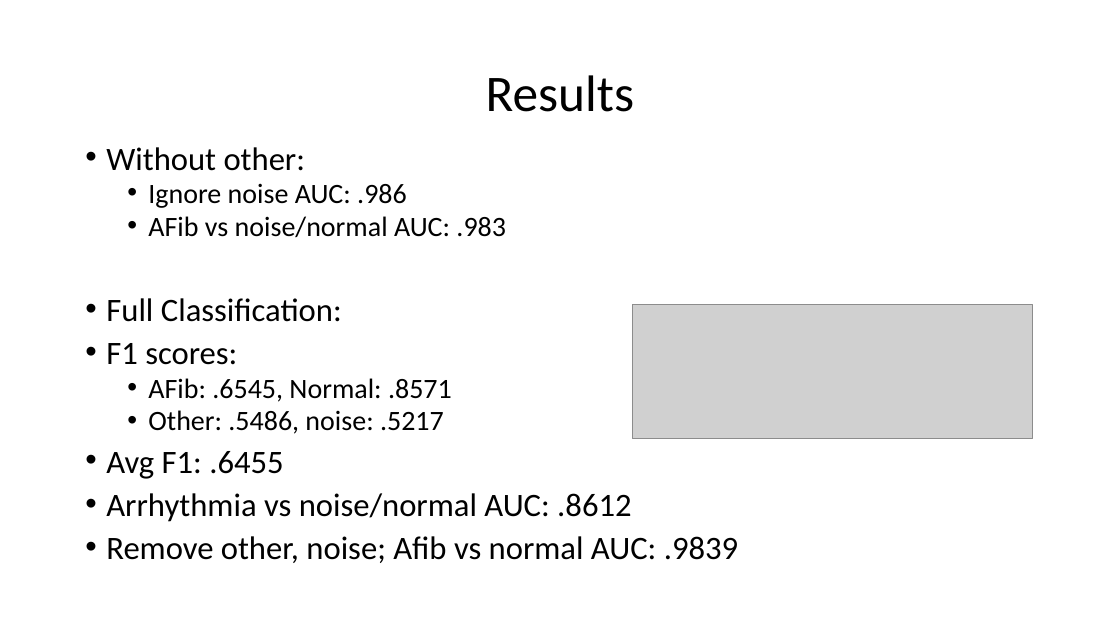
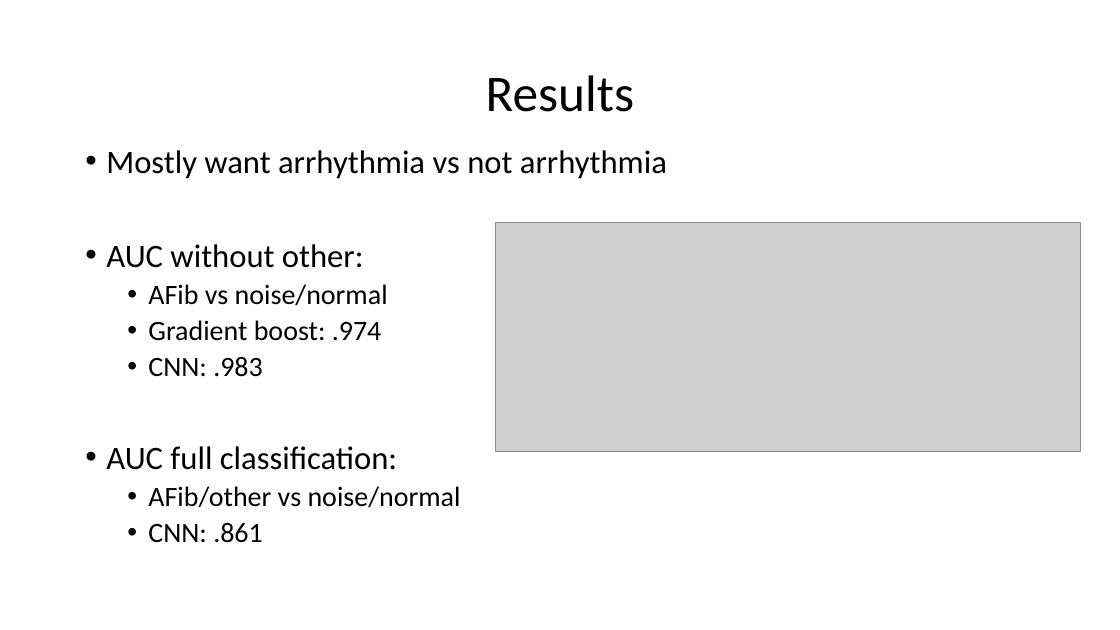
Before and after one commit to pierrecurie13/capstone, a slide deck: slide 6 of ECG.pptx. Drawn at 1120x630 pixels with LibreOffice and Linux fonts; fonts in the diff are those of the drawing; grey boxes stand for pictures; background and template pictures are left out. Boxes give left, top, right and bottom in pixels: in the first picture for what was removed or moved away, otherwise in the second. Text is boxed around its words. In the diff, an @@ line names an element or a change of style, - is before the commit and + after.

Commit message:
finished ppt

```diff
--- a/ECG.pptx
+++ b/ECG.pptx
@@ text at (x1=106, y1=150, x2=667, y2=543): text changed; size 28 to 24 pt @@
-• Without other:
-  • Ignore noise AUC: .986
-  • AFib vs noise/normal AUC: .983
-• Full Classification:
-• F1 scores:
-  • AFib: .6545, Normal: .8571
-  • Other: .5486, noise: .5217
-• Avg F1: .6455
-• Arrhythmia vs noise/normal AUC: .8612
-• Remove other, noise; Afib vs normal AUC: .9839
+• Mostly want arrhythmia vs not arrhythmia
+• AUC without other:
+  • AFib vs noise/normal
+  • Gradient boost: .974
+  • CNN: .983
+• AUC full classification:
+  • AFib/other vs noise/normal
+  • CNN: .861
@@ picture added at (x1=496, y1=223, x2=1081, y2=452) @@
@@ picture removed at (x1=633, y1=305, x2=1033, y2=439) @@
```
Also in this commit, not shown: 6 other slides changed, 1 slide added, 1 other file.
